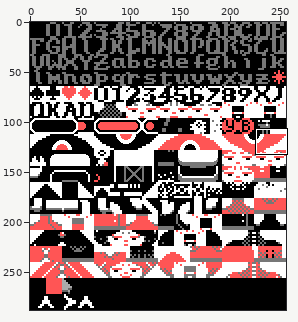
One commit to this sprite sheet: data/tiles.png. The first picture is a wide view before the edit; the outline marks the close-up.
Close-up. As it was:
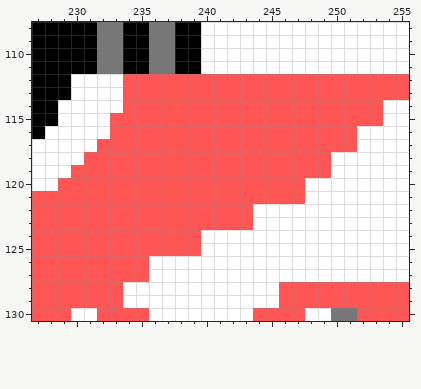
The file is 256x288 pixels. Shown: x 227..255, y 108..130. The commit also changed other parts of the picture, which this record leaves out.
After:
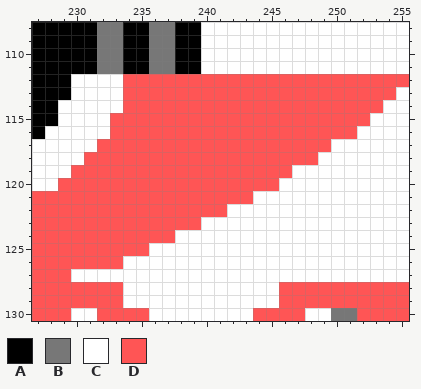
Palette (. is transparent): A #000000  B #777777  C #ffffff  D #ff5555
The edit:
The author changed colour D to colour C in row 113 at x 255; in row 115 at x 253; in row 117 at x 250 to 251; in row 118 at x 249; in row 119 at x 247 to 249; in row 120 at x 246 to 247.
The author changed colour D to colour C in row 121 at x 244 to 247; in row 122 at x 242 to 243; in row 123 at x 240 to 243; in row 124 at x 238 to 239; in row 125 at x 236 to 239; in row 126 at x 234 to 235.
The author changed colour D to colour C in row 127 at x 230 to 235.
Where, in picture pixels (left, top, right, bottom), the same in both close-ups:
changed: (71, 87, 409, 282)
